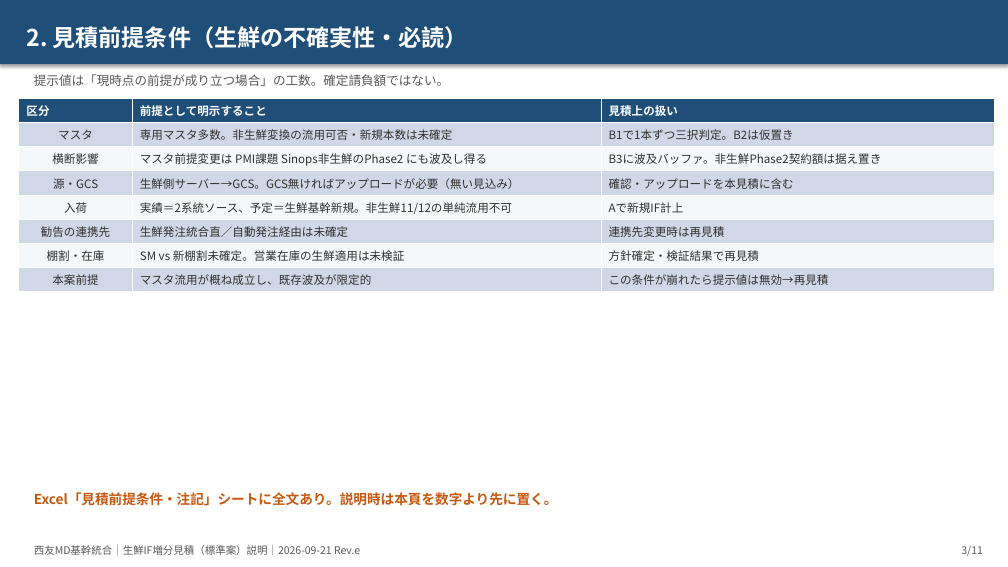
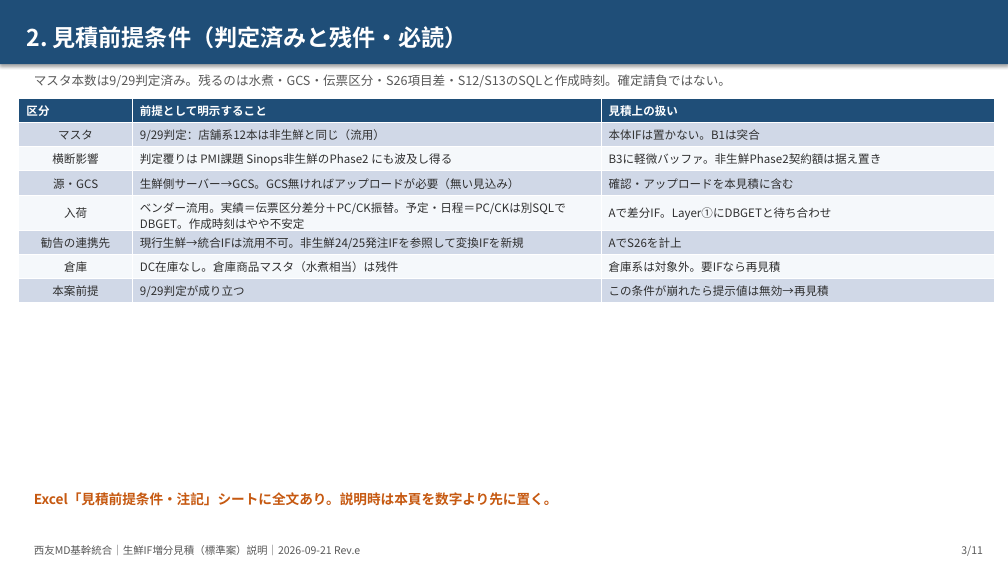
Before and after one commit to ZangPengshi-TREC/Zang_TreC, a slide deck: slide 3 of PMI/Sinops/phase2-detail-design/sources/20260921-生鮮IF増分見積/【説明】生鮮IF増分_標準案見積_リスク着眼_20260921.pptx. Drawn at 1008x567 pixels with LibreOffice and Linux fonts; fonts in the diff are those of the drawing. Boxes give left, top, right and bottom in pixels: in the first picture for what was removed or moved away, otherwise in the second. Text is boxed around its words. In the diff, an @@ line names an element or a change of style, - is before the commit and + after.

```diff
--- a/PMI/Sinops/phase2-detail-design/sources/20260921-生鮮IF増分見積/【説明】生鮮IF増分_標準案見積_リスク着眼_20260921.pptx
+++ b/PMI/Sinops/phase2-detail-design/sources/20260921-生鮮IF増分見積/【説明】生鮮IF増分_標準案見積_リスク着眼_20260921.pptx
@@ text in rectangle at <box>26,26,468,48</box>: text changed @@
-2. 見積前提条件（生鮮の不確実性・必読）
+2. 見積前提条件（判定済みと残件・必読）
@@ text at <box>34,74,731,88</box>: text changed @@
-提示値は「現時点の前提が成り立つ場合」の工数。確定請負額ではない。
+マスタ本数は9/29判定済み。残るのは水煮・GCS・伝票区分・S26項目差・S12/S13のSQLと作成時刻。確定請負ではない。
@@ table at <box>19,98,994,301</box> @@
-row 2, column 2: 専用マスタ多数。非生鮮変換の流用可否・新規本数は未確定
+row 2, column 2: 9/29判定：店舗系12本は非生鮮と同じ（流用）
-row 2, column 3: B1で1本ずつ三択判定。B2は仮置き
+row 2, column 3: 本体IFは置かない。B1は突合
-row 3, column 2: マスタ前提変更は PMI課題 Sinops非生鮮のPhase2 にも波及し得る
+row 3, column 2: 判定覆りは PMI課題 Sinops非生鮮のPhase2 にも波及し得る
-row 3, column 3: B3に波及バッファ。非生鮮Phase2契約額は据え置き
+row 3, column 3: B3に軽微バッファ。非生鮮Phase2契約額は据え置き
-row 5, column 2: 実績＝2系統ソース、予定＝生鮮基幹新規。非生鮮11/12の単純流用不可
+row 5, column 2: ベンダー流用。実績＝伝票区分差分＋PC/CK振替。予定・日程＝PC/CKは別SQLでDBGET。作成時刻はやや不安定
-row 5, column 3: Aで新規IF計上
+row 5, column 3: Aで差分IF。Layer①にDBGETと待ち合わせ
-row 6, column 2: 生鮮発注統合直／自動発注経由は未確定
+row 6, column 2: 現行生鮮→統合IFは流用不可。非生鮮24/25発注IFを参照して変換IFを新規
-row 6, column 3: 連携先変更時は再見積
+row 6, column 3: AでS26を計上
-row 7: 棚割・在庫 | SM vs 新棚割未確定。営業在庫の生鮮適用は未検証 | 方針確定・検証結果で再見積
+row 7: 倉庫 | DC在庫なし。倉庫商品マスタ（水煮相当）は残件 | 倉庫系は対象外。要IFなら再見積
-row 8, column 2: マスタ流用が概ね成立し、既存波及が限定的
+row 8, column 2: 9/29判定が成り立つ
```
Also in this commit, not shown: 10 other slides changed, 18 other files.
